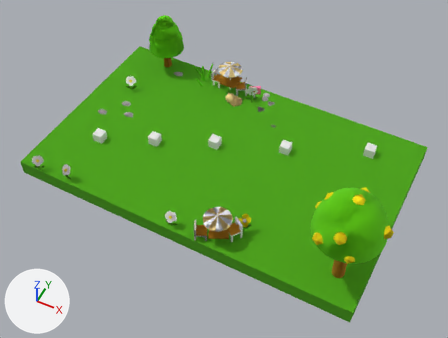
The glTF model app/src/main/assets/models/stage/sweet_terrace.glb: old version first, new version second.
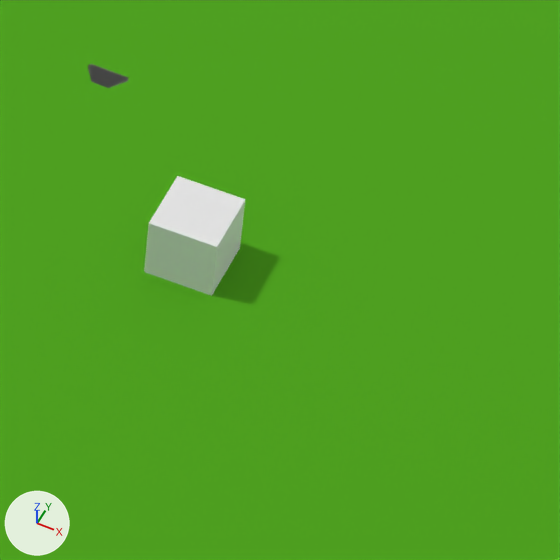
The first picture shows the older version from a camera (50 mm lens) standing at (21.6, -31.4, 54.1) and looking at (1.3, 9.3, 3.4). The close-ups show both versions on the part from 58% to 75% of the width and 34% to 57% of the height of that picture; other places that the commit changed are outside them. The lights are fixed; the arrows at lower left show +X, +Y and +Z. Where no turn or scale is listed for an object, it has been applied to the vertices.

Names of what the first close-up shows: 'box.296', '立方体.004'.
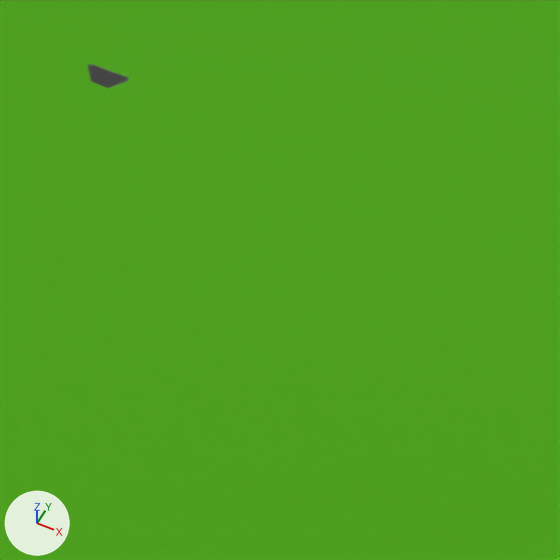
Edits to the scene script, one JSON object a line:
```json
{"op": "remove", "block": "ob_立方体_004", "code": ["ob_立方体_004 = bpy.data.objects.new('立方体.004', me_立方体_004)", "ob_立方体_004.location = (5.74, 16.22, 2.3)"]}
```

Location of each change, (x1, y1, x2, y2) in pixels of the close-ups (560 x 560 px):
```json
{"object": "立方体.004", "change": "deleted", "before": [144, 176, 246, 296]}
```
